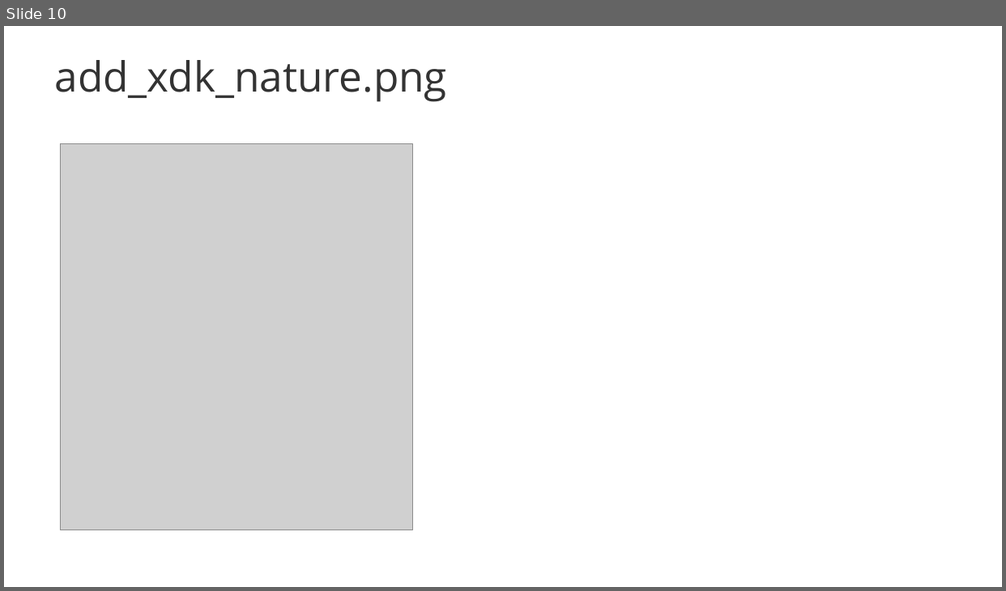
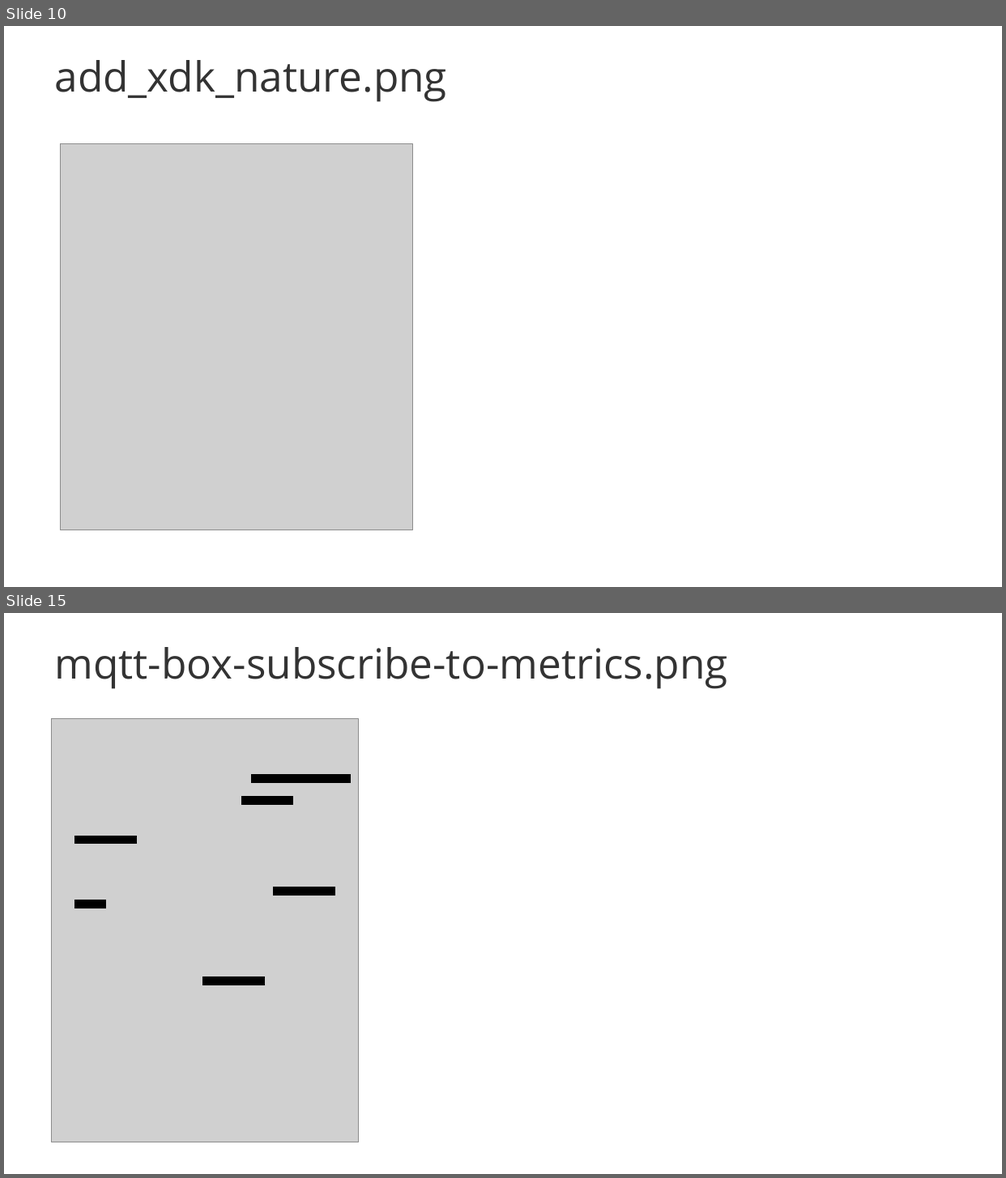
Before and after one commit to solace-iot-team/Bosch-IoT-Showcase, a slide deck: doc/images/Bosch-IoT-Showcase-picture-source.pptx. Shown one above the other, each under a label of ours: slide 10 before the commit, slides 10 and 15 after it; the slides between them are not shown. The pictures are 1006x591 and 1006x1178 pixels, drawn with LibreOffice and Linux fonts; fonts in the diff are those of the drawing; grey boxes stand for pictures; background and template pictures are left out. Boxes give left, top, right and bottom in pixels: in the first picture for what was removed or moved away, otherwise in the second. Text is boxed around its words. In the diff, an @@ line names an element or a change of style, - is before the commit and + after.

```diff
--- a/doc/images/Bosch-IoT-Showcase-picture-source.pptx
+++ b/doc/images/Bosch-IoT-Showcase-picture-source.pptx
@@ slide 15 added at <box>4,613,1002,1174</box>, background #FFFFFF @@
@@ title added at <box>55,647,728,689</box>, 80 pt, text #333333 @@
+mqtt-box-subscribe-to-metrics.png
@@ group added at <box>52,718,358,1142</box>: 6 lines, 1 picture @@
```
Also in this commit, not shown: 1 slide changed, 3 other slides added, 2 other files.
